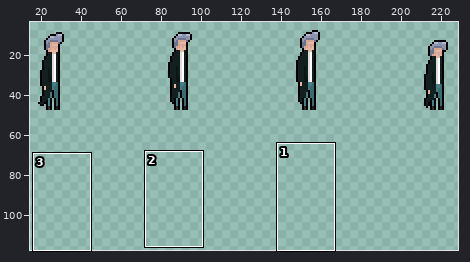
Two versions of one sprite sheet, img/character/idle.png. The picture above shows the old version from afar; the outline marks the close-up.
Close-up. The starting point:
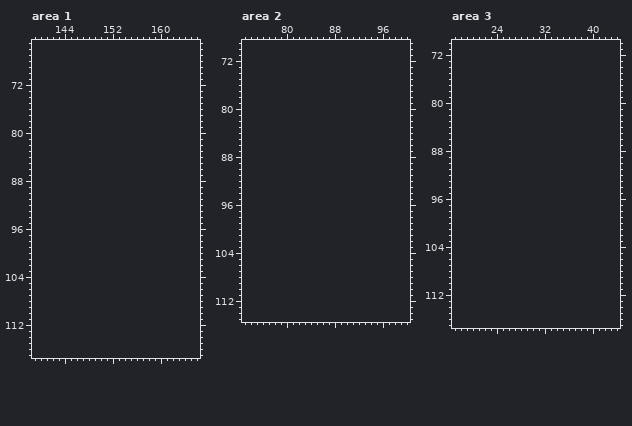
The file is 256x64 pixels. Shown: area 1: x 139..166, y 65..117; area 2: x 73..100, y 69..115; area 3: x 17..44, y 70..117. The old version is drawn lined up with the new one, on the new canvas. The wide view leaves out empty margins. The commit also changed other parts of the picture, which this record leaves out.
After the commit:
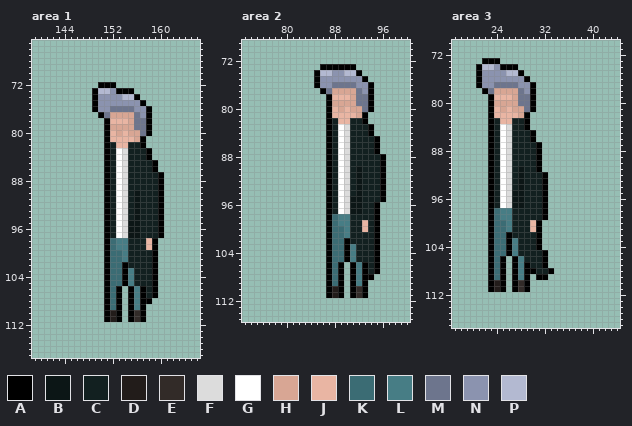
Palette (. is transparent): A #000000  B #0c1616  C #122020  D #221c1a  E #322b28  F #dcdcdc  G #ffffff  H #d8a694  J #e9b5a3  K #3b6c74  L #477d85  M #6d758d  N #8b93af  P #b3b9d1
What changed:
canvas 256x64 -> 256x128
--- area 1
@@ x 147..162 @@
  71 ................
- 72 ................
- 73 ................
- 74 ................
- 75 ................
- 76 ................
- 77 ................
- 78 ................
- 79 ................
- 80 ................
- 81 ................
- 82 ................
- 83 ................
- 84 ................
- 85 ................
- 86 ................
- 87 ................
- 88 ................
- 89 ................
- 90 ................
- 91 ................
- 92 ................
- 93 ................
- 94 ................
- 95 ................
- 96 ................
- 97 ................
- 98 ................
- 99 ................
-100 ................
-101 ................
-102 ................
-103 ................
-104 ................
-105 ................
-106 ................
-107 ................
-108 ................
-109 ................
-110 ................
-111 ................
+ 72 ...AAA..........
+ 73 ..APPNAAA.......
+ 74 ..ANNNNPPA......
+ 75 ..ANNNNNNNA.....
+ 76 ..ANNMMMMNNA....
+ 77 ...AMHHHHMNA....
+ 78 ....AJJJHMMA....
+ 79 ....AHHHHMMA....
+ 80 ....AJHJHHMA....
+ 81 ....AJJJJHA.....
+ 82 ....ACJJCCA.....
+ 83 ....ACGFCCCA....
+ 84 ....ACGFCCCA....
+ 85 ....ACGFCCCCA...
+ 86 ....ACGFCCCCA...
+ 87 ....ACGFCCCCCA..
+ 88 ....ACGFCCCCCA..
+ 89 ....ACGFCCCCCA..
+ 90 ....ACGFCBCCCA..
+ 91 ....ACGFCBCCCA..
+ 92 ....ACGFCBCCCA..
+ 93 ....ACGFCBCCCA..
+ 94 ....ACGFCBCCCA..
+ 95 ....ACGFBBCCCA..
+ 96 ....ACGFBBCCCA..
+ 97 ....ACGFBBCCCA..
+ 98 ....AKLLCCCJA...
+ 99 ....AKLLCCCJA...
+100 ....AKKLCCCCA...
+101 ....AKKLCCCCA...
+102 ....AKKACCCCA...
+103 ....AKKALCCCA...
+104 ....AKKALCCCA...
+105 ....AKKALCCCA...
+106 ....AKA.ALACA...
+107 ....AKA.ALACA...
+108 ....AKA.ALAA....
+109 ....AKA.ALA.....
+110 ....ADA.AEA.....
+111 ....ADA.AEA.....
 112 ................
--- area 2
@@ x 83..98 @@
  72 ................
- 73 ................
- 74 ................
- 75 ................
- 76 ................
- 77 ................
- 78 ................
- 79 ................
- 80 ................
- 81 ................
- 82 ................
- 83 ................
- 84 ................
- 85 ................
- 86 ................
- 87 ................
- 88 ................
- 89 ................
- 90 ................
- 91 ................
- 92 ................
- 93 ................
- 94 ................
- 95 ................
- 96 ................
- 97 ................
- 98 ................
- 99 ................
-100 ................
-101 ................
-102 ................
-103 ................
-104 ................
-105 ................
-106 ................
-107 ................
-108 ................
-109 ................
-110 ................
-111 ................
+ 73 ...AAAAAA.......
+ 74 ..APPNNPPA......
+ 75 ..ANNNNNNNA.....
+ 76 ..ANNMMMMNNA....
+ 77 ...AMHHHHMNA....
+ 78 ....AJJJHMMA....
+ 79 ....AHHHHMMA....
+ 80 ....AJHJHHMA....
+ 81 ....AJJJJHA.....
+ 82 ....ACJJCCA.....
+ 83 ....ACGFCCCA....
+ 84 ....ACGFCCCA....
+ 85 ....ACGFCCCCA...
+ 86 ....ACGFCCCCA...
+ 87 ....ACGFCCCCA...
+ 88 ....ACGFCCCCCA..
+ 89 ....ACGFCCCCCA..
+ 90 ....ACGFCBCCCA..
+ 91 ....ACGFCBCCCA..
+ 92 ....ACGFCBCCCA..
+ 93 ....ACGFCBCCCA..
+ 94 ....ACGFCBCCCA..
+ 95 ....ACGFBBCCCA..
+ 96 ....ACGFBBCCA...
+ 97 ....ACGFBBCCA...
+ 98 ....AKLLCCCCA...
+ 99 ....AKLLCCJCA...
+100 ....AKKLCCJCA...
+101 ....AKKLCCCCA...
+102 ....AKKACCCCA...
+103 ....AKKALCCCA...
+104 ....AKKALCCCA...
+105 ....AKKALCCCA...
+106 ....AKA.ALACA...
+107 ....AKA.ALACA...
+108 ....AKA.ALAA....
+109 ....AKA.ALA.....
+110 ....ADA.AEA.....
+111 ....ADA.AEA.....
 112 ................
--- area 3
@@ x 19..35 @@
  72 .................
- 73 .................
- 74 .................
- 75 .................
- 76 .................
- 77 .................
- 78 .................
- 79 .................
- 80 .................
- 81 .................
- 82 .................
- 83 .................
- 84 .................
- 85 .................
- 86 .................
- 87 .................
- 88 .................
- 89 .................
- 90 .................
- 91 .................
- 92 .................
- 93 .................
- 94 .................
- 95 .................
- 96 .................
- 97 .................
- 98 .................
- 99 .................
-100 .................
-101 .................
-102 .................
-103 .................
-104 .................
-105 .................
-106 .................
-107 .................
-108 .................
-109 .................
-110 .................
-111 .................
+ 73 ...AAA...........
+ 74 ..APPNAAA........
+ 75 ..ANNNNPPA.......
+ 76 ..ANNNNNNNA......
+ 77 ..ANNMMMMNNA.....
+ 78 ...AMHHHHMNA.....
+ 79 ....AJJJHMMA.....
+ 80 ....AHHHHMMA.....
+ 81 ....AJHJHHMA.....
+ 82 ....AJJJJHA......
+ 83 ....ACJJCCA......
+ 84 ....ACGFCCA......
+ 85 ....ACGFCCCA.....
+ 86 ....ACGFCCCA.....
+ 87 ....ACGFCCCCA....
+ 88 ....ACGFCCCCA....
+ 89 ....ACGFCCCCA....
+ 90 ....ACGFCCCCA....
+ 91 ....ACGFCBCCA....
+ 92 ....ACGFCBCCCA...
+ 93 ....ACGFCBCCCA...
+ 94 ....ACGFCBCCCA...
+ 95 ....ACGFBBCCCA...
+ 96 ....ACGFBBCCCA...
+ 97 ....ACGFBBCCCA...
+ 98 ....AKLLCCCCCA...
+ 99 ....AKLLCCCCCA...
+100 ....AKKLCCCJA....
+101 ....AKKLCCCJA....
+102 ....AKKACCCCA....
+103 ....AKKALCCCA....
+104 ....AKKALCCCA....
+105 ....AKKALCCCCA...
+106 ....AKA.ALCCCA...
+107 ....AKA.ALACCA...
+108 ....AKA.ALAACCA..
+109 ....AKA.ALA.AA...
+110 ....ADA.AEA......
+111 ....ADA.AEA......
 112 .................
Changed places in both close-ups, as pixel boxes (x1, y1, x2, y2):
added: (92, 82, 164, 322)
added: (314, 64, 386, 298)
added: (476, 58, 554, 292)
